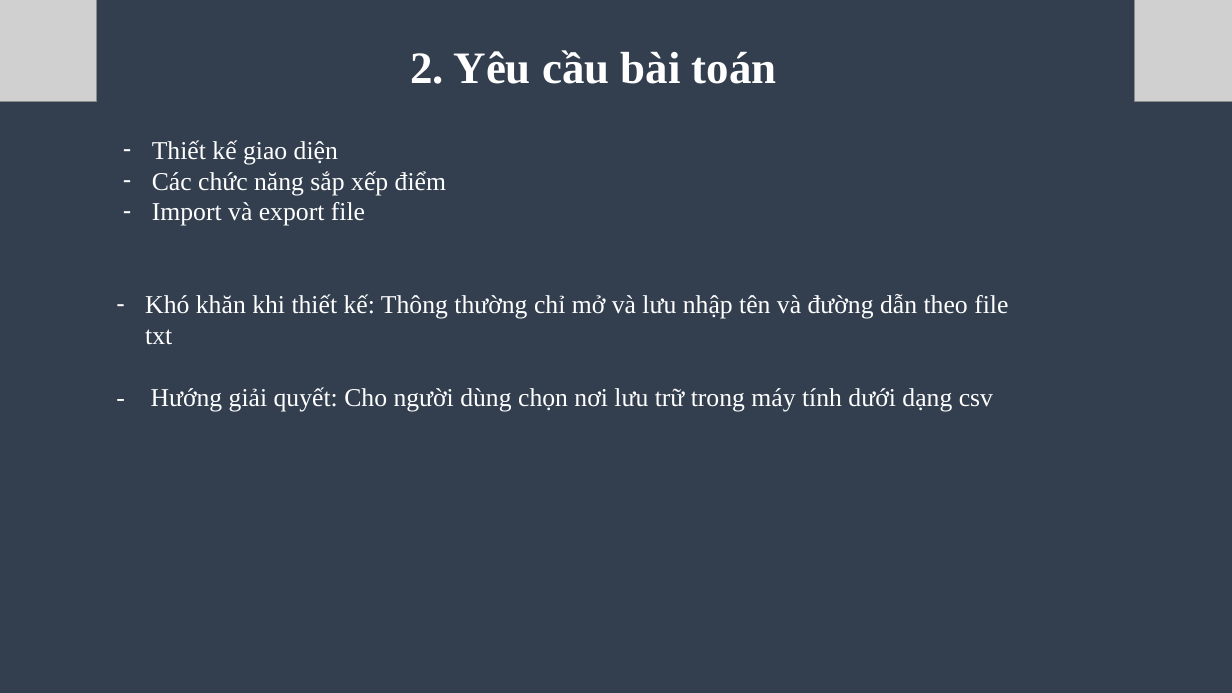
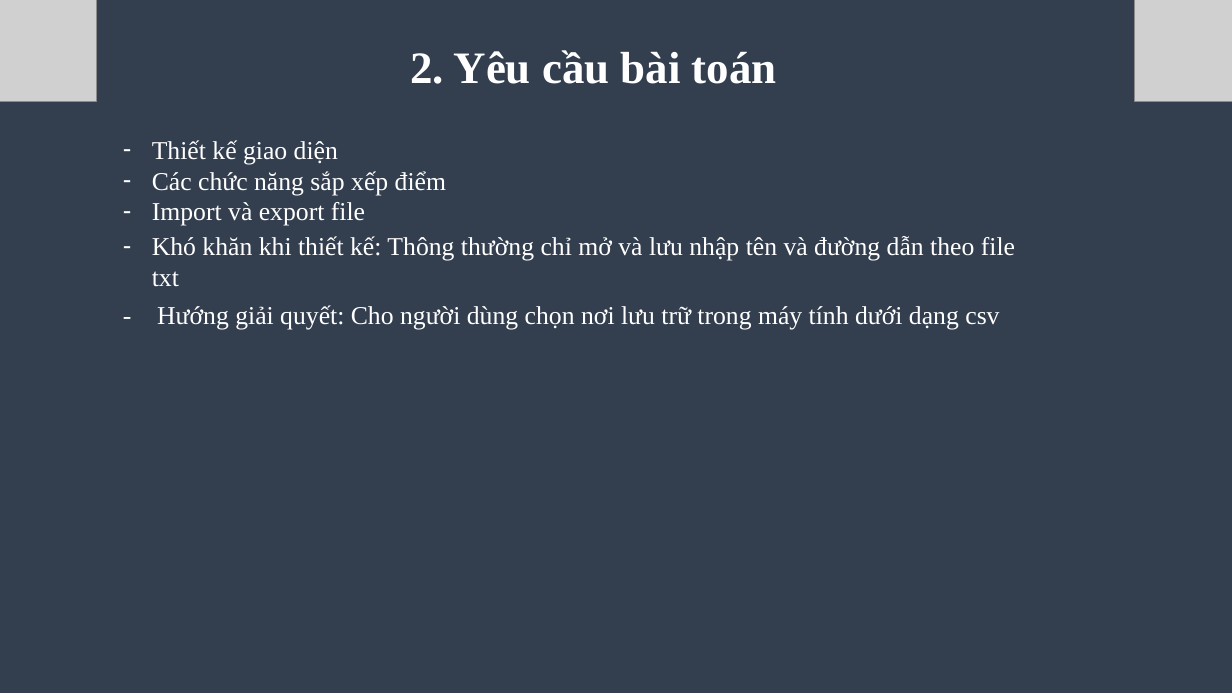
Before and after one commit to Toilaminh03/Numpy_PMMNM, a slide deck: slide 15 of tuan2.pptx (slide 5 before the commit). Drawn at 1232x693 pixels with LibreOffice and Linux fonts; fonts in the diff are those of the drawing; grey boxes stand for pictures. Boxes give left, top, right and bottom in pixels: in the first picture for what was removed or moved away, otherwise in the second. Text is boxed around its words. In the diff, an @@ line names an element or a change of style, - is before the commit and + after.

```diff
--- a/tuan2.pptx
+++ b/tuan2.pptx
@@ text "Khó khăn khi thiết kế: ...": place and size @@
-text "Khó khăn khi thiết kế: ..." at (145, 294, 1008, 345)
+text "Khó khăn khi thiết kế: ..." at (152, 236, 1015, 286)
@@ text "- Hướng giải quyết: Cho ...": place and size @@
-text "- Hướng giải quyết: Cho ..." at (151, 387, 993, 412)
+text "- Hướng giải quyết: Cho ..." at (157, 305, 999, 329)
```
Also in this commit, not shown: 2 other slides changed, 10 slides added.
